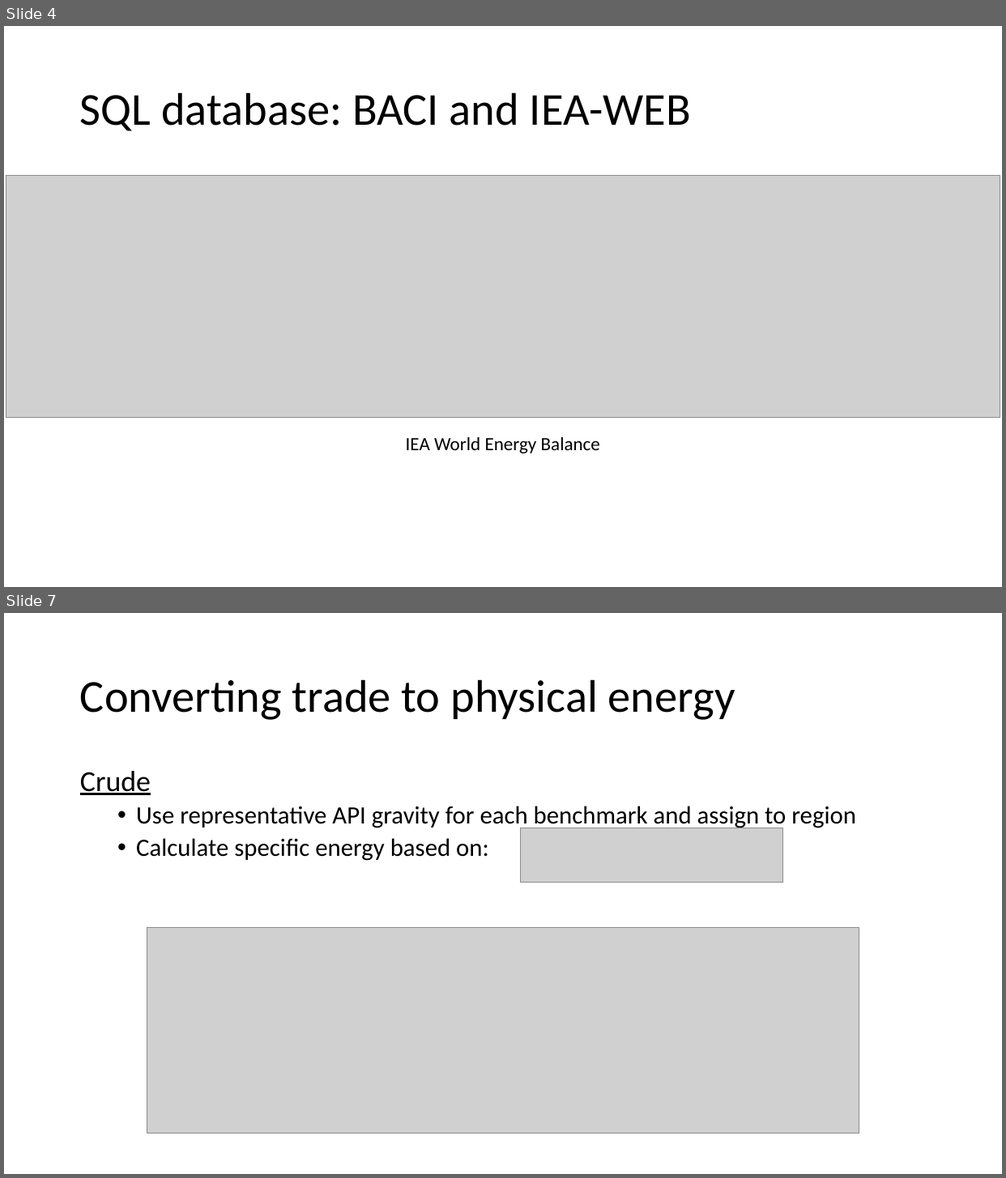
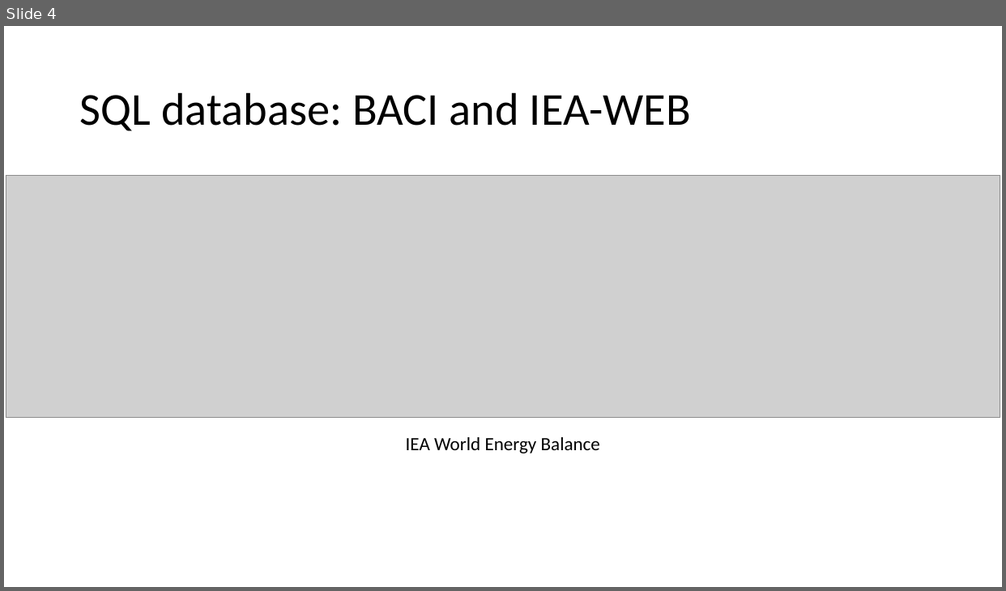
Before and after one commit to junukitashepard/message_trade, a slide deck: presentations/Update_2019-06-12.pptx. Shown one above the other, each under a label of ours: slides 4 and 7 before the commit, slide 4 after it; the slides between them are not shown. The pictures are 1006x1178 and 1006x591 pixels, drawn with LibreOffice and Linux fonts; fonts in the diff are those of the drawing; grey boxes stand for pictures. Boxes give left, top, right and bottom in pixels: in the first picture for what was removed or moved away, otherwise in the second. Text is boxed around its words. In the diff, an @@ line names an element or a change of style, - is before the commit and + after.

```diff
--- a/presentations/Update_2019-06-12.pptx
+++ b/presentations/Update_2019-06-12.pptx
@@ slide 7 removed at <box>4,613,1002,1174</box>, background #FFFFFF @@
@@ title removed at <box>80,679,735,720</box> @@
-Converting trade to physical energy
@@ text removed at <box>80,771,856,861</box> @@
-Crude
-  • Use representative API gravity for each benchmark and assign to region
-  • Calculate specific energy based on:
@@ picture removed at <box>521,828,782,883</box> @@
@@ picture removed at <box>147,928,859,1134</box> @@
```
Also in this commit, not shown: 1 slide changed, 1 other slide removed.
